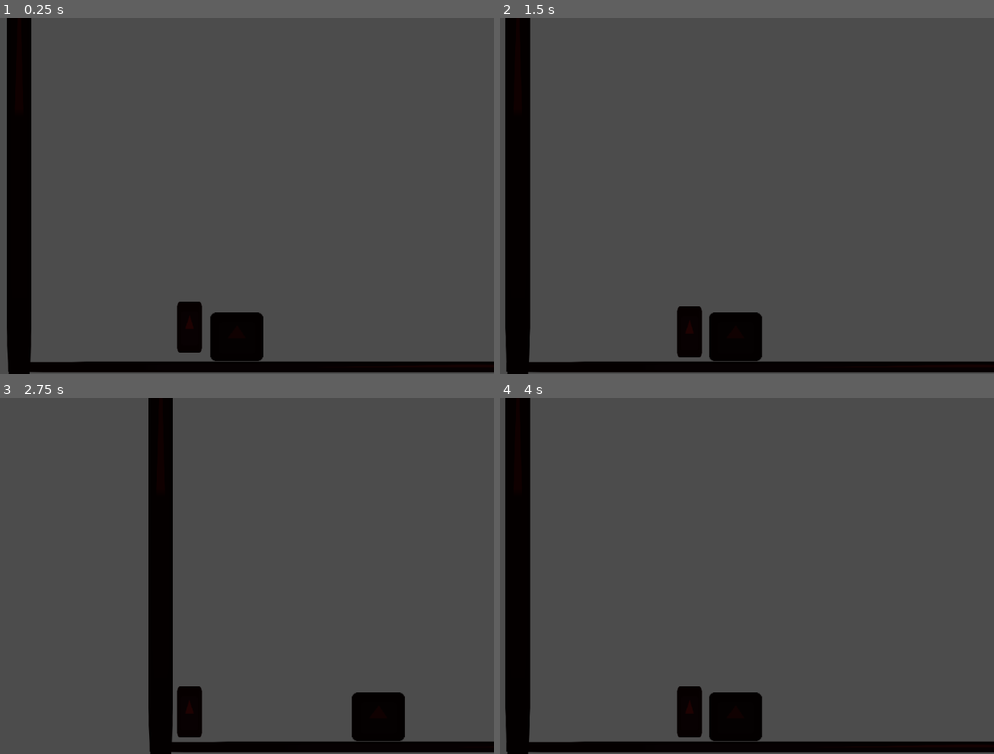
Above: before the commit, frames 1-4 (two rows, left to right).
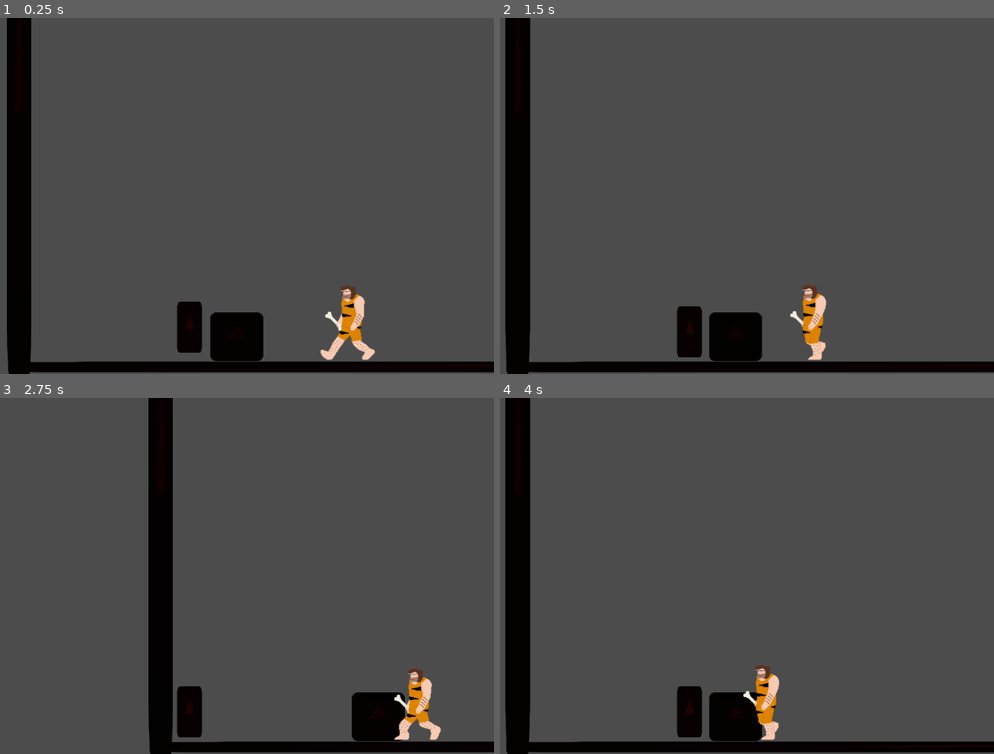
Above: after the commit, the same moments.

Repository: gilmarkandrade/game_lucas_github
Game: Godot game, scene res://fases/fase_1/world_1_cena_1.tscn
Same seed, same stepped clock (60 frames per second), same inputs: the game is played once before the commit and once after it. The engine's default icon, where the game draws it, is replaced by a stand-in: a white triangle on a blue panel in a dark square.
Inputs:
- Up to frame 1 (0.25 s): no input
- Up to frame 2 (1.5 s): tap Enter (ui_accept) at 0.5, 1.35 s; hold Enter (ui_accept) 0.53-1.28 s; hold Right (ui_right) from 0.53 s (still down)
- Up to frame 3 (2.75 s): tap Enter (ui_accept) at 1.52, 1.82 s; release Right (ui_right) at 2.03 s; hold Left (ui_left) from 2.03 s (still down); hold Enter (ui_accept) from 2.03 s (still down)
- Up to frame 4 (4 s): release Left (ui_left) at 2.78 s; release Enter (ui_accept) at 2.78 s; hold Right (ui_right) from 2.78 s (still down); tap Enter (ui_accept) at 2.85, 3.02, 3.32 s; hold Enter (ui_accept) from 3.53 s (still down)

The runs differ from the first frame. In frame 1, 1.0% of the frame differs, in the area x 64-76%, y 75-97%; in frame 2, 0.8%; in frame 3, 0.9%; in frame 4, 0.8%.

Commit message:
ajustes codigo homen da caverna
melhoras no sitema de perseguição homen das cavernas

Diff:
--- a/game_lucas/fases/fase_1/world_1_cena_1.tscn
+++ b/game_lucas/fases/fase_1/world_1_cena_1.tscn
@@ -1,8 +1,9 @@
-[gd_scene load_steps=8 format=2]
+[gd_scene load_steps=9 format=2]
 
 [ext_resource path="res://scripts/script_fases/fase_1_script.gd" type="Script" id=1]
 [ext_resource path="res://icon.png" type="Texture" id=2]
 [ext_resource path="res://player/player_fase1/side_scroller_F1/player_plataforma.tscn" type="PackedScene" id=3]
+[ext_resource path="res://inimigos/inimigos_comun/fase_1/homem_das_cavernas/side_scroller/homen_das_cavernas(s_d).tscn" type="PackedScene" id=4]
 
 [sub_resource type="RectangleShape2D" id=1]
 extents = Vector2( 244, 10 )
@@ -108,5 +109,8 @@
 
 [node name="Position2D" type="Position2D" parent="."]
 position = Vector2( 414, -81 )
+
+[node name="homen_das_cavernas(s_d)" parent="." instance=ExtResource( 4 )]
+position = Vector2( 525, -101.5 )
 [connection signal="body_entered" from="Area2D" to="." method="_on_Area2D_body_entered"]
 [connection signal="body_exited" from="Area2D" to="." method="_on_Area2D_body_exited"]
--- a/game_lucas/inimigos/inimigos_comun/fase_1/homem_das_cavernas/side_scroller/homen_das_cavernas(s_d).tscn
+++ b/game_lucas/inimigos/inimigos_comun/fase_1/homem_das_cavernas/side_scroller/homen_das_cavernas(s_d).tscn
@@ -1,21 +1,24 @@
 [gd_scene load_steps=21 format=2]
 
 [ext_resource path="res://inimigos/inimigos_comun/fase_1/homem_das_cavernas/side_scroller/script_H_C/homen_das_cavernas(s_d).gd" type="Script" id=1]
-[ext_resource path="res://inimigos/inimigos_comun/fase_1/homem_das_cavernas/side_scroller/damage_animation/damage.png" type="Texture" id=2]
-[ext_resource path="res://inimigos/inimigos_comun/fase_1/homem_das_cavernas/side_scroller/idle_animation/idle1.png" type="Texture" id=3]
-[ext_resource path="res://inimigos/inimigos_comun/fase_1/homem_das_cavernas/side_scroller/idle_animation/idle2.png" type="Texture" id=4]
-[ext_resource path="res://inimigos/inimigos_comun/fase_1/homem_das_cavernas/side_scroller/walk_animation/walk1.png" type="Texture" id=5]
-[ext_resource path="res://inimigos/inimigos_comun/fase_1/homem_das_cavernas/side_scroller/walk_animation/walk2.png" type="Texture" id=6]
+[ext_resource path="res://inimigos/inimigos_comun/fase_1/homem_das_cavernas/side_scroller/walk_animation/walk2.png" type="Texture" id=2]
+[ext_resource path="res://inimigos/inimigos_comun/fase_1/homem_das_cavernas/side_scroller/damage_animation/damage.png" type="Texture" id=3]
+[ext_resource path="res://inimigos/inimigos_comun/fase_1/homem_das_cavernas/side_scroller/idle_animation/idle1.png" type="Texture" id=4]
+[ext_resource path="res://inimigos/inimigos_comun/fase_1/homem_das_cavernas/side_scroller/idle_animation/idle2.png" type="Texture" id=5]
+[ext_resource path="res://inimigos/inimigos_comun/fase_1/homem_das_cavernas/side_scroller/walk_animation/walk1.png" type="Texture" id=6]
 [ext_resource path="res://inimigos/inimigos_comun/fase_1/homem_das_cavernas/side_scroller/walk_animation/walk3.png" type="Texture" id=7]
 [ext_resource path="res://inimigos/inimigos_comun/fase_1/homem_das_cavernas/side_scroller/walk_animation/walk4.png" type="Texture" id=8]
 
 [sub_resource type="CapsuleShape2D" id=1]
+height = 101.554
 
 [sub_resource type="Animation" id=2]
 resource_name = "atack_left_animation"
+length = 0.5
 
 [sub_resource type="Animation" id=3]
 resource_name = "atack_rigth_animation"
+length = 0.5
 
 [sub_resource type="Animation" id=4]
 resource_name = "damage_animation"
@@ -85,10 +88,10 @@
 tracks/1/imported = false
 tracks/1/enabled = true
 tracks/1/keys = {
-"times": PoolRealArray( 0, 1.5, 1.5942, 1.59533, 1.59704, 1.6 ),
-"transitions": PoolRealArray( 1, 1, 1, 1, 1, 1 ),
+"times": PoolRealArray( 0 ),
+"transitions": PoolRealArray( 1 ),
 "update": 0,
-"values": [ 1.5, 1.5, 0.01, 0.05, 0.05, 0.5 ]
+"values": [ 2.0 ]
 }
 
 [sub_resource type="RectangleShape2D" id=8]
@@ -104,7 +107,7 @@
 extents = Vector2( 35.1744, 41 )
 
 [sub_resource type="CapsuleShape2D" id=12]
-radius = 27.841
+radius = 19.841
 height = 77.554
 
 [node name="homen_das_cavernas(s_d)" type="KinematicBody2D" groups=[
@@ -115,11 +118,14 @@
 [node name="sprite_H_C" type="Sprite" parent="."]
 texture = ExtResource( 2 )
 
-[node name="CollisionShape2D" type="CollisionShape2D" parent="."]
+[node name="CollisionShape2D" type="CollisionShape2D" parent="." groups=[
+"enemie",
+]]
+position = Vector2( 0, 5 )
 shape = SubResource( 1 )
 
 [node name="animation_H_C" type="AnimationPlayer" parent="."]
-playback_speed = 1.5
+playback_speed = 2.0
 anims/atack_left_animation = SubResource( 2 )
 anims/atack_rigth_animation = SubResource( 3 )
 anims/damage_animation = SubResource( 4 )
@@ -129,7 +135,7 @@
 
 [node name="area_lado_esquerdo_move" type="Area2D" parent="."]
 editor/display_folded = true
-position = Vector2( -321, -7 )
+position = Vector2( -312, -5 )
 __meta__ = {
 "_edit_group_": true
 }
@@ -139,6 +145,7 @@
 
 [node name="area_lado_direito_move" type="Area2D" parent="."]
 editor/display_folded = true
+position = Vector2( -6, -1 )
 __meta__ = {
 "_edit_group_": true
 }
@@ -167,19 +174,23 @@
 position = Vector2( 77, -4 )
 shape = SubResource( 11 )
 
-[node name="area_corpo_H_C" type="Area2D" parent="."]
-editor/display_folded = true
+[node name="area_corpo_H_C" type="Area2D" parent="." groups=[
+"enemie",
+]]
 
-[node name="CollisionShape2D" type="CollisionShape2D" parent="area_corpo_H_C"]
-position = Vector2( -1, -2 )
+[node name="CollisionShape2D" type="CollisionShape2D" parent="area_corpo_H_C" groups=[
+"enemie",
+]]
+position = Vector2( -1, 5 )
 shape = SubResource( 12 )
 
 [node name="delay_atack" type="Timer" parent="."]
 wait_time = 0.5
-one_shot = true
 [connection signal="animation_finished" from="animation_H_C" to="." method="_on_animation_H_C_animation_finished"]
 [connection signal="body_entered" from="area_lado_esquerdo_move" to="." method="_on_area_lado_esquerdo_move_body_entered"]
+[connection signal="body_exited" from="area_lado_esquerdo_move" to="." method="_on_area_lado_esquerdo_move_body_exited"]
 [connection signal="body_entered" from="area_lado_direito_move" to="." method="_on_area_lado_direito_move_body_entered"]
+[connection signal="body_exited" from="area_lado_direito_move" to="." method="_on_area_lado_direito_move_body_exited"]
 [connection signal="body_entered" from="area_esquerda_ataque" to="." method="_on_area_esquerda_ataque_body_entered"]
 [connection signal="body_entered" from="area_direita_ataque" to="." method="_on_area_direita_ataque_body_entered"]
 [connection signal="area_entered" from="area_corpo_H_C" to="." method="_on_area_corpo_H_C_area_entered"]
--- a/game_lucas/inimigos/inimigos_comun/fase_1/homem_das_cavernas/side_scroller/script_H_C/homen_das_cavernas(s_d).gd
+++ b/game_lucas/inimigos/inimigos_comun/fase_1/homem_das_cavernas/side_scroller/script_H_C/homen_das_cavernas(s_d).gd
@@ -9,7 +9,8 @@
 var life = 100
 var damage = 5
 var move = Vector2()
-var velocity = 8
+var velocity = 50
+
 const gravity = 9
 
 #em desenvolvimento
@@ -21,12 +22,15 @@
 
 func walk_left_right_side():
 	if left_side == true and atacking == false and walking == true:
-		move.x -= velocity
+		move.x =- velocity
+
+
 		$animation_H_C.current_animation = "walk_animaton"
 		$sprite_H_C.flip_h = true
 	elif right_side == true and atacking == false and walking == true :
-		move.x += velocity
+		move.x =+ velocity
 		$sprite_H_C.flip_h = false
+		$animation_H_C.current_animation = "walk_animaton"
 
 	else :
 		move.x
@@ -47,6 +51,11 @@
 		move.x = 0
 		atributos_player_singleton.player_life_update(damage)
 		$animation_H_C.play("atack_left_animation")
+	if right_side == true and atacking == true and death == false:
+		move.x = 0
+		atributos_player_singleton.player_life_update(damage)
+		$animation_H_C.play("atack_rigth_animation")
+
 
 
 func damage_death():
@@ -68,6 +77,7 @@
 		if body.is_in_group("player") and death == false:
 			left_side = true
 			right_side = false
+			atacking = false
 			walking = true
 
 
@@ -75,6 +85,7 @@
 	if body.is_in_group("player") and death == false:
 			left_side = false
 			right_side = true
+			atacking = false
 			walking = true
 
 #======================== area atacking =======================
@@ -85,7 +96,6 @@
 		atacking = true
 		left_side = true
 		right_side = false
-		walking = false
 		$delay_atack.start()
 
 
@@ -95,8 +105,23 @@
 		atacking = true
 		left_side = false
 		right_side = true
-		walking = false
+
 		$delay_atack.start()
+#====================================================
+#                    BODY EXITED
+#====================================================
+func _on_area_lado_direito_move_body_exited(body):
+	if body.is_in_group("player") and death == false:
+		$delay_atack.stop()
+		atacking = false
+
+
+
+
+func _on_area_lado_esquerdo_move_body_exited(body):
+	if body.is_in_group("player") and death == false:
+		$delay_atack.stop()
+		atacking = false
 
 
 # ===================== area corpo =====================
@@ -108,6 +133,7 @@
 	if area.is_in_group("arma_player") and death == false:
 		life -= atributos_player_singleton.life_enemie_update
 		damage_death()
+		print(life)
 
 
 
@@ -120,6 +146,7 @@
 	atack()
 
 
+
 #===============================================================
 #               ANIMATION FINISHED
 #===============================================================
@@ -127,3 +154,7 @@
 func _on_animation_H_C_animation_finished(anim_name):
 	if anim_name == "death_animation":
 		queue_free()
+	#if anim_name =="atack_rigth_animation":
+	#	atacking = false
+	#if anim_name =="atack_left_animation":
+	#	atacking = false
--- a/game_lucas/player/player_fase1/side_scroller_F1/player_plataforma.gd
+++ b/game_lucas/player/player_fase1/side_scroller_F1/player_plataforma.gd
@@ -71,9 +71,12 @@
 		death_player()
 
 
-func _on_area_arma_player_body_entered(body):
-	if body.is_in_group("enemie"):
+
+func _on_area_arma_player_area_entered(area):
+
+	if area.is_in_group("enemie"):
 		atributos_player_singleton.damage_life_enimie_update(damage_hit)
+
 
 #==========================================================
 #               animation finished
--- a/game_lucas/player/player_fase1/side_scroller_F1/player_plataforma.tscn
+++ b/game_lucas/player/player_fase1/side_scroller_F1/player_plataforma.tscn
@@ -67,12 +67,13 @@
 [node name="area_arma_player" type="Area2D" parent="." groups=[
 "arma_player",
 ]]
-editor/display_folded = true
 position = Vector2( -43, -6 )
 
 [node name="CollisionShape2D" type="CollisionShape2D" parent="area_arma_player"]
 modulate = Color( 0.490196, 0.87451, 0.141176, 1 )
+position = Vector2( 41, 8 )
 shape = SubResource( 10 )
 [connection signal="animation_finished" from="animation_Player" to="." method="_on_animation_Player_animation_finished"]
 [connection signal="area_entered" from="area_corpo_player" to="." method="_on_area_corpo_player_area_entered"]
+[connection signal="area_entered" from="area_arma_player" to="." method="_on_area_arma_player_area_entered"]
 [connection signal="body_entered" from="area_arma_player" to="." method="_on_area_arma_player_body_entered"]
--- a/game_lucas/scripts/script_GAME_SINGLETON/atributos_player_singleton.gd
+++ b/game_lucas/scripts/script_GAME_SINGLETON/atributos_player_singleton.gd
@@ -1,7 +1,7 @@
 extends Node
 
 var life_player = 100
-var life_enemie_update
+var life_enemie_update = 0
 
 func player_life_update(life):
 	life_player = - life
Not shown: 3 places in game_lucas/inimigos/inimigos_comun/fase_1/homem_das_cavernas/side_scroller/homen_das_cavernas(s_d).tscn that only renumber resources
